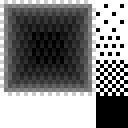
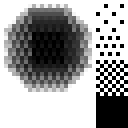
Two versions of the same layered image (128px x 128px). Layer-by-layer changes:
hid "Pasted Layer" over box(0, 0, 96, 96)
added layer "Pasted Layer #2" above "Pasted Layer #1" over box(4, 4, 92, 92)
